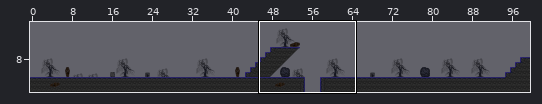
Level history. Tiled map: assets/Mapas/Level 1/Level 2.tmx. Above, an overview of the earlier version with the close-up marked.
Close-up. As it was:
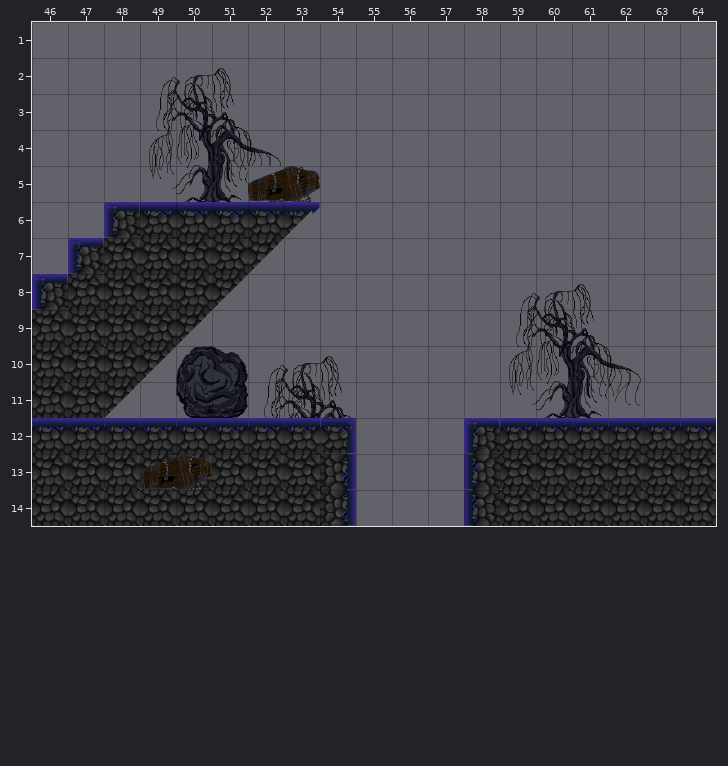
Cells are 64x64 px. Shown: x 46..64, y 1..14. The commit also changed other parts of the map, which this record leaves out.
Once edited:
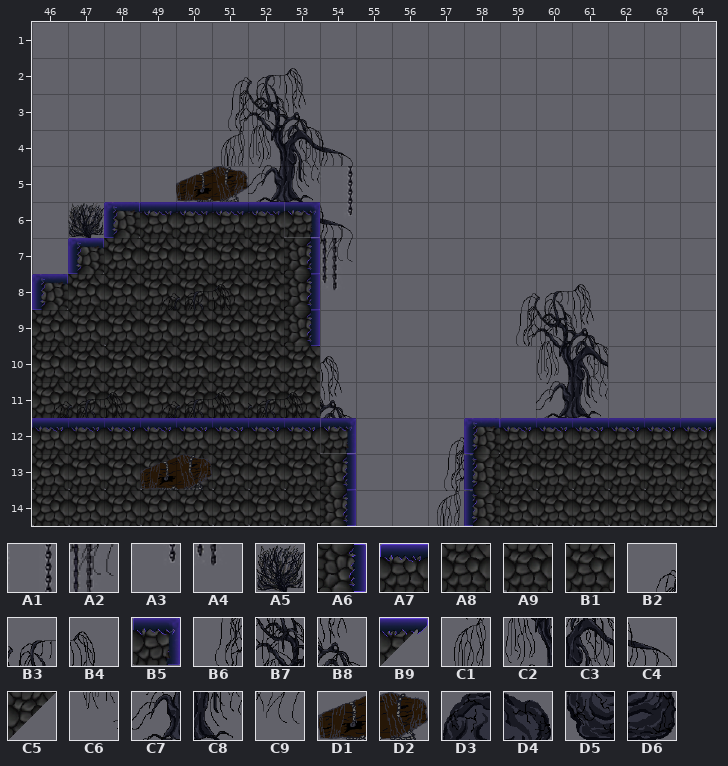
Key: from "horrortileset": A1 14, A2 15, A3 24, A4 25; from "level1 tileset terrain": A5 1, A6 7, A7 8, A8 16, A9 24, B1 26, B2 32, B3 33, B4 34, B5 35, B6 40, B7 41, B8 42, B9 46, C1 48, C2 49, C3 50, C4 51, C5 53, C6 56, C7 57, C8 58, C9 59, D1 65, D2 66, D3 67, D4 68, D5 75, D6 76.
__ is an empty cell.
See-through tiles are keyed as they look on the map.
From old to new:
Layer "Tile Layer 1":
y 5: x 54 __ -> A1
y 6: x 53..54 B9 __ -> B5 A3
y 7: x 52..54 C5 __ __ -> A8 A6 A2
y 8: x 49 A9 -> A8; x 51..54 C5 __ __ __ -> A8 A8 A6 A4
y 9: x 50..53 C5 __ __ __ -> A8 A8 A8 A6
y 10: x 49..53 C5 __ __ B2 B3 -> A8 A8 A8 A8 A8
y 11: x 47..53 B1 C5 __ __ __ B6 B7 -> A8 A8 A8 A8 A8 A8 A8
y 12: x 54 A7 -> B5
Layer "Tile Layer Background":
y 2: x 49..53 B2 B3 B4 __ __ -> __ __ B2 B3 B4
y 3: x 49..53 B6 B7 B8 __ __ -> __ __ B6 B7 B8
y 4: x 49..54 C1 C2 C3 C4 __ __ -> __ __ C1 C2 C3 C4
y 5: x 49..53 C6 C7 C8 D1 D2 -> __ D1 D2 C7 C8
y 6: x 47 __ -> A5; x 54 __ -> C4
y 7: x 54 __ -> C9
y 8: x 49..51 __ __ __ -> B2 B3 B4
y 10: x 50..51 D3 D4 -> __ __; x 59 C1 -> __; x 62 C4 -> __
y 11: x 46..53 __ __ __ __ D5 D6 __ __ -> B2 B3 B4 B2 B3 B4 B3 B4; x 59 C6 -> __; x 62 C9 -> __
y 12: x 54 B5 -> __; x 57 __ -> B2
y 13: x 57 __ -> B6
y 14: x 57 __ -> C1
Changed places in both close-ups, as pixel boxes (x1, y1, x2, y2):
changed: (53, 68, 356, 454)
removed: (509, 346, 536, 410)
removed: (608, 349, 641, 406)
added: (437, 437, 464, 526)
